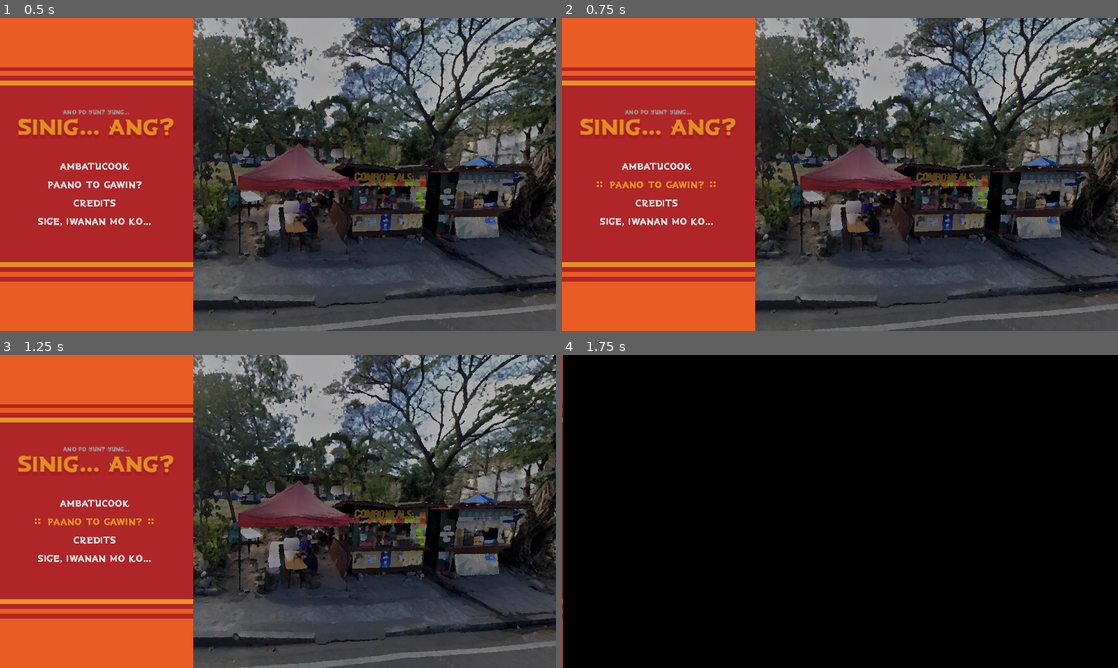
Above: before the commit, frames 1-4 (two rows, left to right).
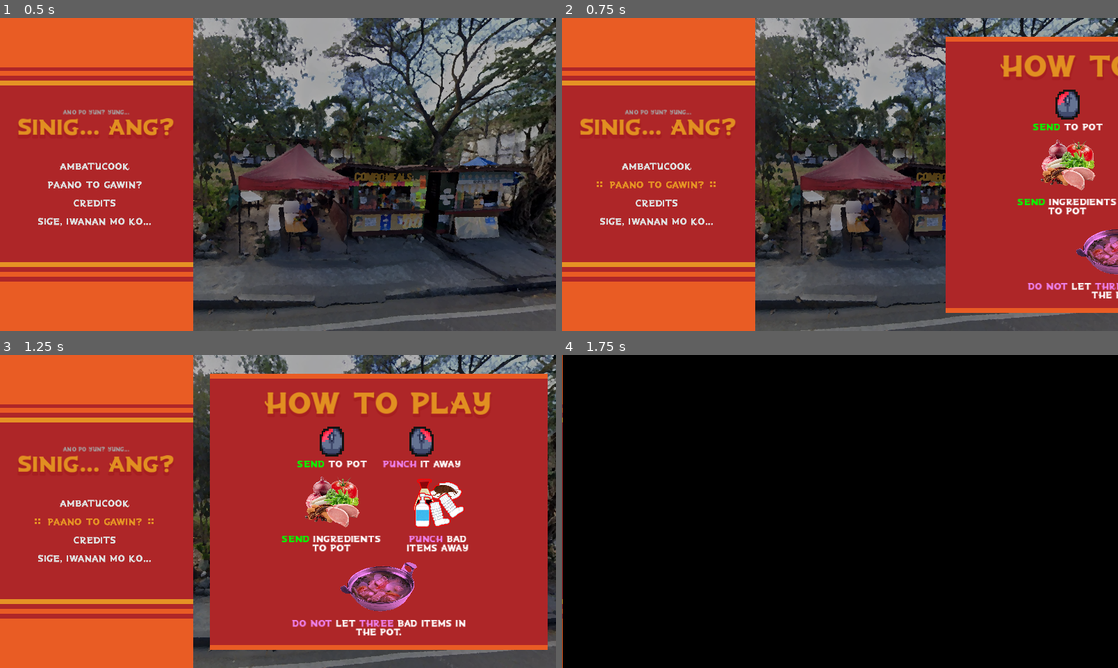
Above: after the commit, the same moments.

Repository: FlamingHerb/develup-chapter-1-quest
Game: Godot game, scene res://scenes/main_menu.tscn
The game is run twice, just before and just after one commit, with the same random seed, the same clock (stepped at 60 frames per second) and the same inputs. The engine's default icon, where the game draws it, is replaced by a stand-in: a white triangle on a blue panel in a dark square. Sound files missing from this copy of the repository are replaced by a short silence.
Inputs:
- Up to frame 1 (0.5 s): no input
- Up to frame 2 (0.75 s): click "Paano to gawin?" at 0.5 s
- Up to frame 3 (1.25 s): no input
- Up to frame 4 (1.75 s): click "Ambatucook" at 1.25 s

Frame 1 is identical in both runs. In frame 2, 27% of the frame differs, in the area x 69-100%, y 6-95%; in frame 3, 53%, in the area x 37-99%, y 6-95%; in frame 4, nothing differs.

Commit message:
feat: added how to play

Diff:
--- a/scenes/main_menu.tscn
+++ b/scenes/main_menu.tscn
@@ -1,11 +1,58 @@
-[gd_scene load_steps=13 format=3 uid="uid://dmdqtndi6rkpv"]
+[gd_scene load_steps=19 format=3 uid="uid://dmdqtndi6rkpv"]
 
 [ext_resource type="Texture2D" uid="uid://byal6h856ynn0" path="res://graphics/titlescreen.png" id="1_8yg3x"]
 [ext_resource type="Script" path="res://scripts/main_menu.gd" id="1_pqmpq"]
 [ext_resource type="PackedScene" uid="uid://b8ww0a1pvgtar" path="res://scenes/game_main.tscn" id="2_tokvt"]
 [ext_resource type="FontFile" uid="uid://2ne5fj81qgw" path="res://fonts/pipanganan_web.ttf" id="4_c7in5"]
 [ext_resource type="PackedScene" uid="uid://68su2xs0crgu" path="res://scenes/main_menu_comp/button.tscn" id="5_0ggim"]
+[ext_resource type="StyleBox" uid="uid://dcuon62qhycsh" path="res://scenes/themes/main_menu_panels.tres" id="6_88tif"]
 [ext_resource type="LabelSettings" uid="uid://x0rjm3djm1b8" path="res://scenes/themes/credits_default.tres" id="6_nptu6"]
+[ext_resource type="Texture2D" uid="uid://dqfw26ilvrn6k" path="res://graphics/main_menu/mouse_click.png" id="8_bpsdn"]
+[ext_resource type="Texture2D" uid="uid://dw3vh88iil5cw" path="res://graphics/game_main/ingredients_how_to.png" id="9_8kn1u"]
+[ext_resource type="Texture2D" uid="uid://cwaf2ttttwtf4" path="res://graphics/game_main/death_how_to.png" id="10_jvd4a"]
+[ext_resource type="Texture2D" uid="uid://d2828v3wrdm67" path="res://graphics/game_main/sinigaaaang.png" id="11_sdq15"]
+
+[sub_resource type="Animation" id="Animation_lsejr"]
+length = 0.001
+tracks/0/type = "value"
+tracks/0/imported = false
+tracks/0/enabled = true
+tracks/0/path = NodePath("CreditsPanel:position")
+tracks/0/interp = 1
+tracks/0/loop_wrap = true
+tracks/0/keys = {
+"times": PackedFloat32Array(0),
+"transitions": PackedFloat32Array(1),
+"update": 0,
+"values": [Vector2(1192, 74)]
+}
+tracks/1/type = "value"
+tracks/1/imported = false
+tracks/1/enabled = true
+tracks/1/path = NodePath("HowToPlayPanel:position")
+tracks/1/interp = 1
+tracks/1/loop_wrap = true
+tracks/1/keys = {
+"times": PackedFloat32Array(0),
+"transitions": PackedFloat32Array(1),
+"update": 0,
+"values": [Vector2(1192, 38.5)]
+}
+
+[sub_resource type="Animation" id="Animation_b8sek"]
+resource_name = "hide_credits"
+tracks/0/type = "value"
+tracks/0/imported = false
+tracks/0/enabled = true
+tracks/0/path = NodePath("CreditsPanel:position")
+tracks/0/interp = 1
+tracks/0/loop_wrap = true
+tracks/0/keys = {
+"times": PackedFloat32Array(0, 1),
+"transitions": PackedFloat32Array(0.25, 1),
+"update": 0,
+"values": [Vector2(416, 74), Vector2(1192, 74)]
+}
 
 [sub_resource type="Animation" id="Animation_ga7y3"]
 resource_name = "new_animation"
@@ -21,49 +68,69 @@
 "update": 0,
 "values": [Vector2(1192, 74), Vector2(416, 74)]
 }
-
-[sub_resource type="Animation" id="Animation_lsejr"]
-length = 0.001
+tracks/1/type = "value"
+tracks/1/imported = false
+tracks/1/enabled = true
+tracks/1/path = NodePath("HowToPlayPanel:position")
+tracks/1/interp = 1
+tracks/1/loop_wrap = true
+tracks/1/keys = {
+"times": PackedFloat32Array(0, 1),
+"transitions": PackedFloat32Array(1, 1),
+"update": 0,
+"values": [Vector2(1192, 38.5), Vector2(1192, 38.5)]
+}
+
+[sub_resource type="Animation" id="Animation_4eruc"]
+resource_name = "show_how_to_play"
 tracks/0/type = "value"
 tracks/0/imported = false
 tracks/0/enabled = true
-tracks/0/path = NodePath("CreditsPanel:position")
-tracks/0/interp = 1
-tracks/0/loop_wrap = true
-tracks/0/keys = {
-"times": PackedFloat32Array(0),
-"transitions": PackedFloat32Array(1),
-"update": 0,
-"values": [Vector2(1192, 74)]
-}
-
-[sub_resource type="Animation" id="Animation_b8sek"]
-resource_name = "hide_credits"
-tracks/0/type = "value"
-tracks/0/imported = false
-tracks/0/enabled = true
-tracks/0/path = NodePath("CreditsPanel:position")
+tracks/0/path = NodePath("HowToPlayPanel:position")
 tracks/0/interp = 1
 tracks/0/loop_wrap = true
 tracks/0/keys = {
 "times": PackedFloat32Array(0, 1),
 "transitions": PackedFloat32Array(0.25, 1),
 "update": 0,
-"values": [Vector2(416, 74), Vector2(1192, 74)]
+"values": [Vector2(1192, 38.5), Vector2(426, 38.5)]
+}
+tracks/1/type = "value"
+tracks/1/imported = false
+tracks/1/enabled = true
+tracks/1/path = NodePath("CreditsPanel:position")
+tracks/1/interp = 1
+tracks/1/loop_wrap = true
+tracks/1/keys = {
+"times": PackedFloat32Array(0, 1),
+"transitions": PackedFloat32Array(1, 1),
+"update": 0,
+"values": [Vector2(1192, 74), Vector2(1192, 74)]
+}
+
+[sub_resource type="Animation" id="Animation_opspw"]
+resource_name = "hide_how_to_play"
+tracks/0/type = "value"
+tracks/0/imported = false
+tracks/0/enabled = true
+tracks/0/path = NodePath("HowToPlayPanel:position")
+tracks/0/interp = 1
+tracks/0/loop_wrap = true
+tracks/0/keys = {
+"times": PackedFloat32Array(0, 1),
+"transitions": PackedFloat32Array(0.25, 1),
+"update": 0,
+"values": [Vector2(426, 38.5), Vector2(1192, 38.5)]
 }
 
 [sub_resource type="AnimationLibrary" id="AnimationLibrary_wongc"]
 _data = {
 "RESET": SubResource("Animation_lsejr"),
 "hide_credits": SubResource("Animation_b8sek"),
-"show_credits": SubResource("Animation_ga7y3")
-}
-
-[sub_resource type="StyleBoxFlat" id="StyleBoxFlat_iqt58"]
-bg_color = Color(0.682353, 0.14902, 0.156863, 1)
-border_width_top = 10
-border_width_bottom = 10
-border_color = Color(0.913725, 0.360784, 0.141176, 1)
+"hide_how_to_play": SubResource("Animation_opspw"),
+"show_credits": SubResource("Animation_ga7y3"),
+"show_how_to_play": SubResource("Animation_4eruc")
+}
 
 [sub_resource type="LabelSettings" id="LabelSettings_ekplp"]
 font = ExtResource("4_c7in5")
@@ -238,7 +305,7 @@
 offset_bottom = 250.0
 grow_horizontal = 0
 grow_vertical = 2
-theme_override_styles/panel = SubResource("StyleBoxFlat_iqt58")
+theme_override_styles/panel = ExtResource("6_88tif")
 
 [node name="CreditsLabel" type="Label" parent="CreditsPanel"]
 layout_mode = 1
@@ -356,6 +423,168 @@
 text = "Reia"
 label_settings = ExtResource("6_nptu6")
 
+[node name="HowToPlayPanel" type="Panel" parent="."]
+anchors_preset = 6
+anchor_left = 1.0
+anchor_top = 0.5
+anchor_right = 1.0
+anchor_bottom = 0.5
+offset_left = 40.0
+offset_top = -285.5
+offset_right = 740.0
+offset_bottom = 286.5
+grow_horizontal = 0
+grow_vertical = 2
+theme_override_styles/panel = ExtResource("6_88tif")
+
+[node name="HowToPlayLabel" type="Label" parent="HowToPlayPanel"]
+layout_mode = 1
+anchors_preset = 5
+anchor_left = 0.5
+anchor_right = 0.5
+offset_left = -142.0
+offset_top = 40.0
+offset_right = 142.0
+offset_bottom = 95.0
+grow_horizontal = 2
+text = "How To Play"
+label_settings = SubResource("LabelSettings_ekplp")
+
+[node name="VBoxContainer" type="VBoxContainer" parent="HowToPlayPanel"]
+layout_mode = 1
+anchors_preset = 8
+anchor_left = 0.5
+anchor_top = 0.5
+anchor_right = 0.5
+anchor_bottom = 0.5
+offset_left = -204.0
+offset_top = -177.5
+offset_right = 204.0
+offset_bottom = 257.5
+grow_horizontal = 2
+grow_vertical = 2
+alignment = 1
+
+[node name="HBoxContainer" type="HBoxContainer" parent="HowToPlayPanel/VBoxContainer"]
+layout_mode = 2
+theme_override_constants/separation = 32
+alignment = 1
+
+[node name="VBoxContainer" type="VBoxContainer" parent="HowToPlayPanel/VBoxContainer/HBoxContainer"]
+layout_mode = 2
+
+[node name="TextureRect" type="TextureRect" parent="HowToPlayPanel/VBoxContainer/HBoxContainer/VBoxContainer"]
+texture_filter = 1
+custom_minimum_size = Vector2(69, 69)
+layout_mode = 2
+texture = ExtResource("8_bpsdn")
+expand_mode = 3
+stretch_mode = 5
+
+[node name="Label1" type="RichTextLabel" parent="HowToPlayPanel/VBoxContainer/HBoxContainer/VBoxContainer"]
+custom_minimum_size = Vector2(145, 0)
+layout_mode = 2
+size_flags_vertical = 3
+theme_override_fonts/normal_font = ExtResource("4_c7in5")
+theme_override_font_sizes/normal_font_size = 20
+bbcode_enabled = true
+text = "[color=green]Send[/color] To Pot"
+fit_content = true
+scroll_active = false
+
+[node name="VBoxContainer2" type="VBoxContainer" parent="HowToPlayPanel/VBoxContainer/HBoxContainer"]
+layout_mode = 2
+
+[node name="TextureRect" type="TextureRect" parent="HowToPlayPanel/VBoxContainer/HBoxContainer/VBoxContainer2"]
+texture_filter = 1
+custom_minimum_size = Vector2(69, 69)
+layout_mode = 2
+texture = ExtResource("8_bpsdn")
+expand_mode = 3
+stretch_mode = 5
+flip_h = true
+
+[node name="Label1" type="RichTextLabel" parent="HowToPlayPanel/VBoxContainer/HBoxContainer/VBoxContainer2"]
+custom_minimum_size = Vector2(163, 0)
+layout_mode = 2
+theme_override_fonts/normal_font = ExtResource("4_c7in5")
+theme_override_font_sizes/normal_font_size = 20
+bbcode_enabled = true
+text = "[color=violet]Punch[/color] It Away"
+fit_content = true
+scroll_active = false
+
+[node name="HBoxContainer2" type="HBoxContainer" parent="HowToPlayPanel/VBoxContainer"]
+layout_mode = 2
+theme_override_constants/separation = 32
+alignment = 1
+
+[node name="VBoxContainer" type="VBoxContainer" parent="HowToPlayPanel/VBoxContainer/HBoxContainer2"]
+layout_mode = 2
+
+[node name="TextureRect" type="TextureRect" parent="HowToPlayPanel/VBoxContainer/HBoxContainer2/VBoxContainer"]
+texture_filter = 1
+custom_minimum_size = Vector2(128, 128)
+layout_mode = 2
+texture = ExtResource("9_8kn1u")
+expand_mode = 3
+stretch_mode = 5
+
+[node name="Label1" type="RichTextLabel" parent="HowToPlayPanel/VBoxContainer/HBoxContainer2/VBoxContainer"]
+custom_minimum_size = Vector2(213, 0)
+layout_mode = 2
+size_flags_vertical = 3
+theme_override_fonts/normal_font = ExtResource("4_c7in5")
+theme_override_font_sizes/normal_font_size = 20
+bbcode_enabled = true
+text = "[center][color=green]Send[/color] Ingredients to Pot[/center]"
+fit_content = true
+scroll_active = false
+
+[node name="VBoxContainer2" type="VBoxContainer" parent="HowToPlayPanel/VBoxContainer/HBoxContainer2"]
+layout_mode = 2
+
+[node name="TextureRect" type="TextureRect" parent="HowToPlayPanel/VBoxContainer/HBoxContainer2/VBoxContainer2"]
+texture_filter = 1
+custom_minimum_size = Vector2(128, 128)
+layout_mode = 2
+texture = ExtResource("10_jvd4a")
+expand_mode = 3
+stretch_mode = 5
+flip_h = true
+
+[node name="Label1" type="RichTextLabel" parent="HowToPlayPanel/VBoxContainer/HBoxContainer2/VBoxContainer2"]
+custom_minimum_size = Vector2(163, 0)
+layout_mode = 2
+theme_override_fonts/normal_font = ExtResource("4_c7in5")
+theme_override_font_sizes/normal_font_size = 20
+bbcode_enabled = true
+text = "[center][color=violet]Punch[/color] Bad items away[/center]"
+fit_content = true
+scroll_active = false
+
+[node name="VBoxContainer3" type="VBoxContainer" parent="HowToPlayPanel/VBoxContainer"]
+layout_mode = 2
+
+[node name="TextureRect" type="TextureRect" parent="HowToPlayPanel/VBoxContainer/VBoxContainer3"]
+self_modulate = Color(1, 0.545098, 1, 1)
+texture_filter = 1
+custom_minimum_size = Vector2(128, 128)
+layout_mode = 2
+texture = ExtResource("11_sdq15")
+expand_mode = 3
+stretch_mode = 5
+flip_h = true
+
+[node name="Label1" type="RichTextLabel" parent="HowToPlayPanel/VBoxContainer/VBoxContainer3"]
+layout_mode = 2
+theme_override_fonts/normal_font = ExtResource("4_c7in5")
+theme_override_font_sizes/normal_font_size = 20
+bbcode_enabled = true
+text = "[center][color=violet]Do not[/color] let [color=violet]three[/color] bad items in the pot.[/center]"
+fit_content = true
+scroll_active = false
+
 [connection signal="pressed" from="MainMenuList/StartGame" to="." method="_on_start_game_pressed"]
 [connection signal="pressed" from="MainMenuList/HowToPlay" to="." method="_on_how_to_play_pressed"]
 [connection signal="pressed" from="MainMenuList/Credits" to="." method="_on_credits_pressed"]
--- /dev/null
+++ b/scenes/themes/main_menu_panels.tres
@@ -0,0 +1,7 @@
+[gd_resource type="StyleBoxFlat" format=3 uid="uid://dcuon62qhycsh"]
+
+[resource]
+bg_color = Color(0.682353, 0.14902, 0.156863, 1)
+border_width_top = 10
+border_width_bottom = 10
+border_color = Color(0.913725, 0.360784, 0.141176, 1)
--- a/scripts/main_menu.gd
+++ b/scripts/main_menu.gd
@@ -36,7 +36,13 @@
 
 
 func _on_how_to_play_pressed() -> void:
-	pass # Replace with function body.
+	AudioManager.sfx_play(transition_sfx.pick_random())
+	if current_scene == "how_to_play":
+		current_scene = ""
+		anim_player.play("hide_how_to_play")
+	else:
+		current_scene = "how_to_play"
+		anim_player.play("show_how_to_play")
 
 func _on_credits_pressed() -> void:
 	AudioManager.sfx_play(transition_sfx.pick_random())
Not shown, changed: export_presets.cfg
Binary file added: graphics/game_main/death_how_to.png
Not shown, added: graphics/game_main/death_how_to.png.import
Binary file added: graphics/game_main/ingredients_how_to.png
Not shown, added: graphics/game_main/ingredients_how_to.png.import
Binary file added: graphics/main_menu/mouse_click.png
Not shown, added: graphics/main_menu/mouse_click.png.import
